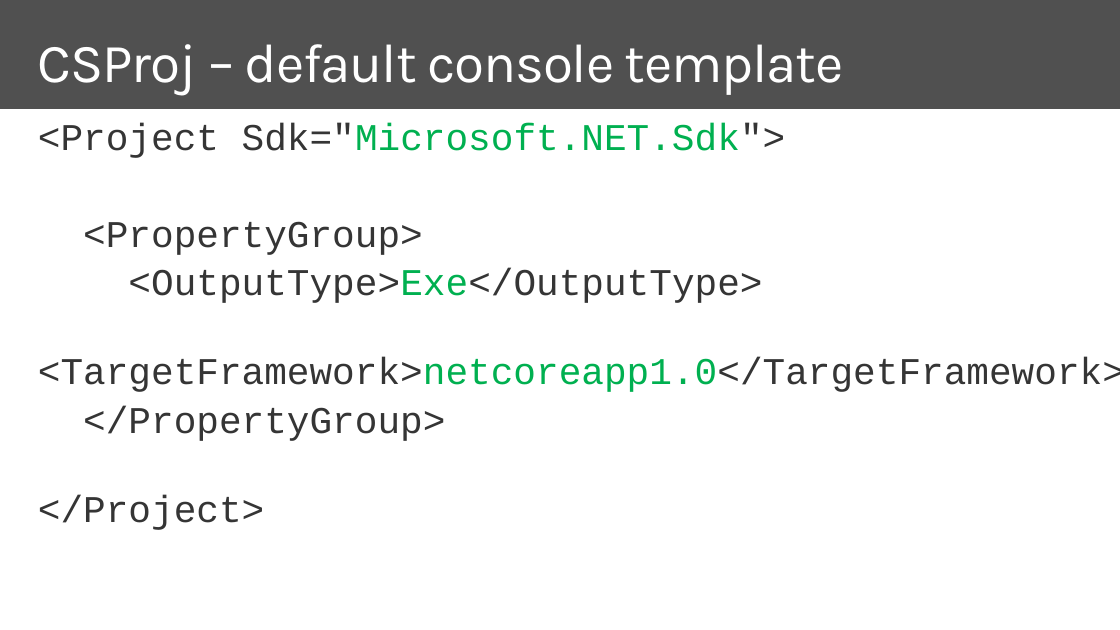
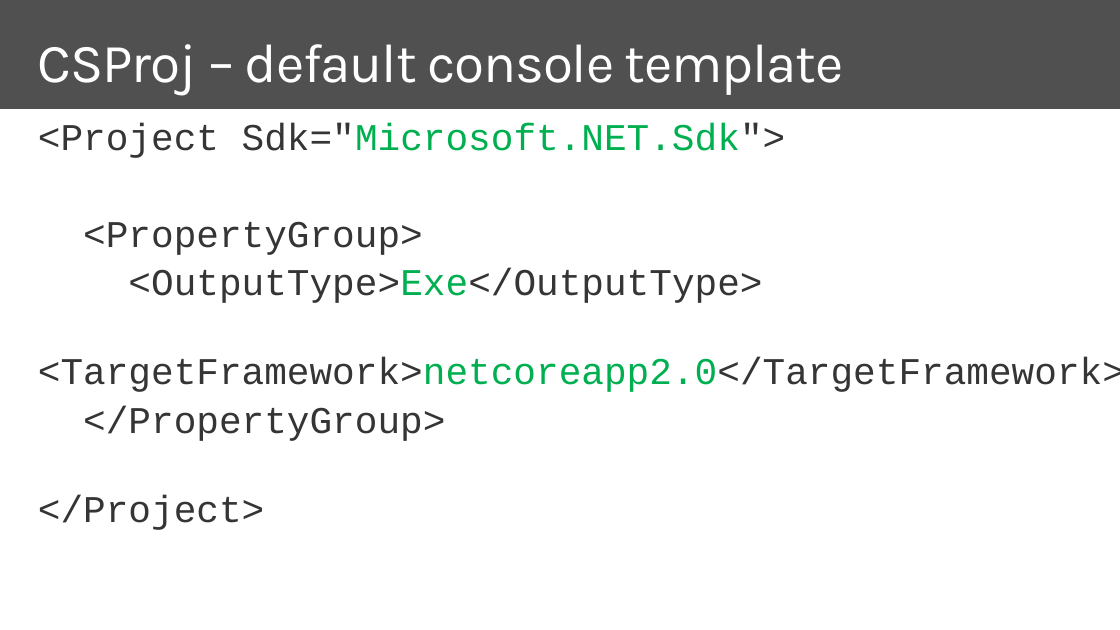
Before and after one commit to dotnet-presentations/dotnetcore-workshop, a slide deck: slide 30 of 1-Overview-Tools-Acquisition/netcore-workshop-overview-tools.pptx (slide 29 before the commit). Drawn at 1120x630 pixels with LibreOffice and Linux fonts; fonts in the diff are those of the drawing; background and template pictures are left out. Boxes give left, top, right and bottom in pixels: in the first picture for what was removed or moved away, otherwise in the second. Text is boxed around its words. In the diff, an @@ line names an element or a change of style, - is before the commit and + after.

```diff
--- a/1-Overview-Tools-Acquisition/netcore-workshop-overview-tools.pptx
+++ b/1-Overview-Tools-Acquisition/netcore-workshop-overview-tools.pptx
@@ text at (x1=38, y1=357, x2=1120, y2=392): text changed @@
-<TargetFramework>netcoreapp1.0</TargetFramework>
+<TargetFramework>netcoreapp2.0</TargetFramework>
```
Also in this commit, not shown: 19 other slides changed, 3 slides added, 5 slides removed.
